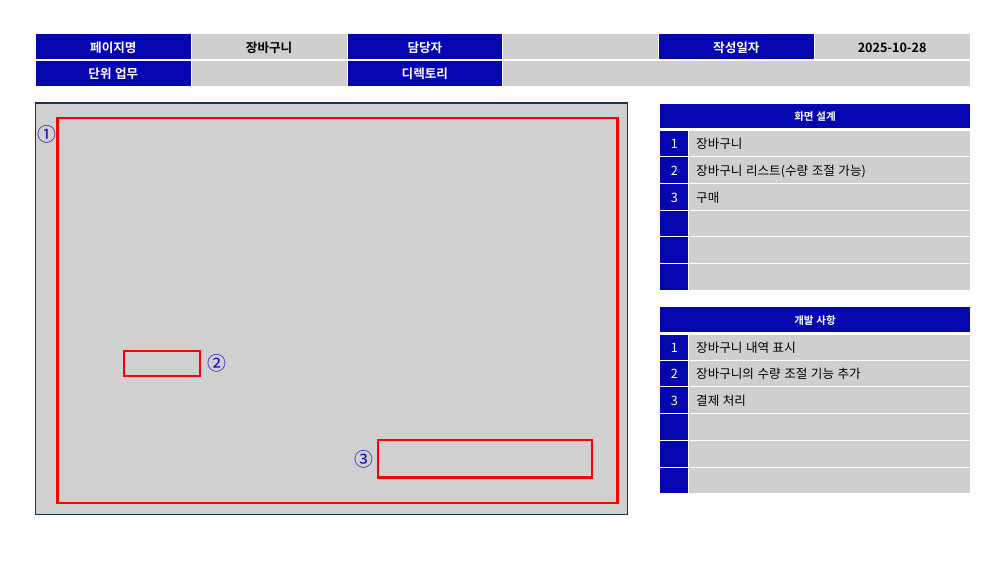
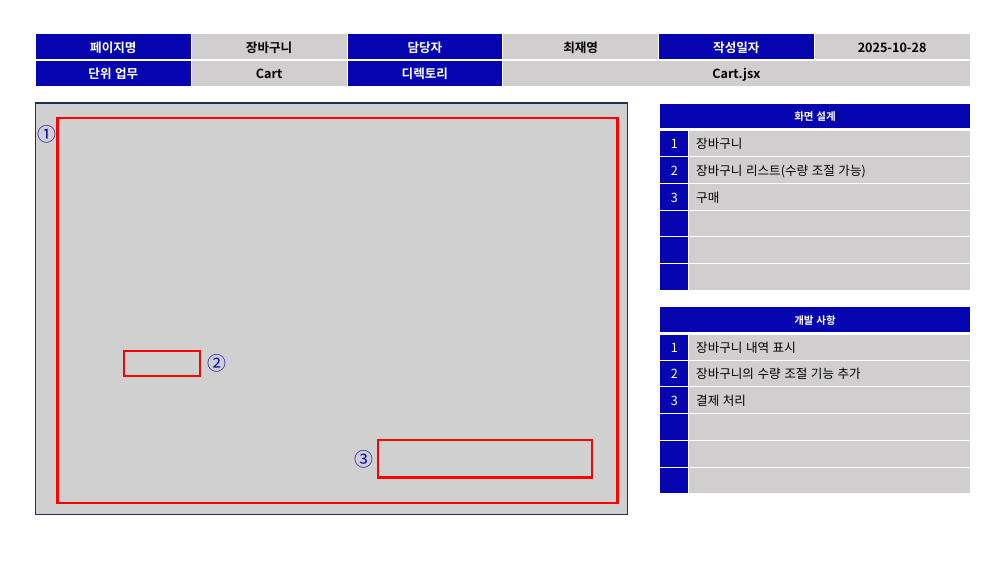
Before and after one commit to jungryeol123/tjg_project, a slide deck: slide 12 of TeamProject_스토리보드.pptx. Drawn at 1008x567 pixels with LibreOffice and Linux fonts; fonts in the diff are those of the drawing; grey boxes stand for pictures. Boxes give left, top, right and bottom in pixels: in the first picture for what was removed or moved away, otherwise in the second. Text is boxed around its words. In the diff, an @@ line names an element or a change of style, - is before the commit and + after.

```diff
--- a/TeamProject_스토리보드.pptx
+++ b/TeamProject_스토리보드.pptx
@@ table at (x1=36, y1=33, x2=970, y2=87) @@
-row 1, column 4: 
+row 1, column 4: 최재영
-row 2, column 2: 
+row 2, column 2: Cart
-row 2, column 4: 
+row 2, column 4: Cart.jsx
```
Also in this commit, not shown: 1 other slide changed.
